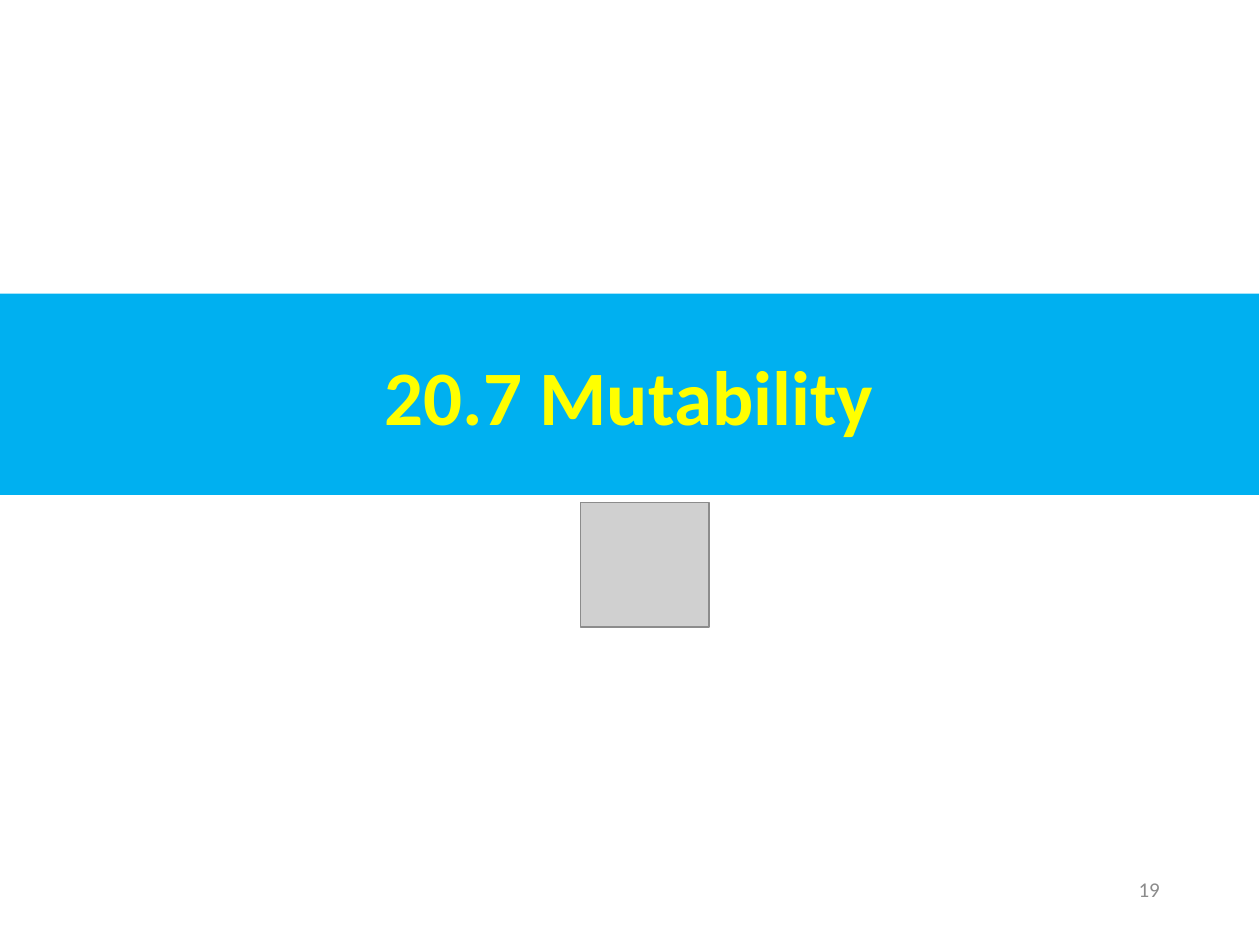
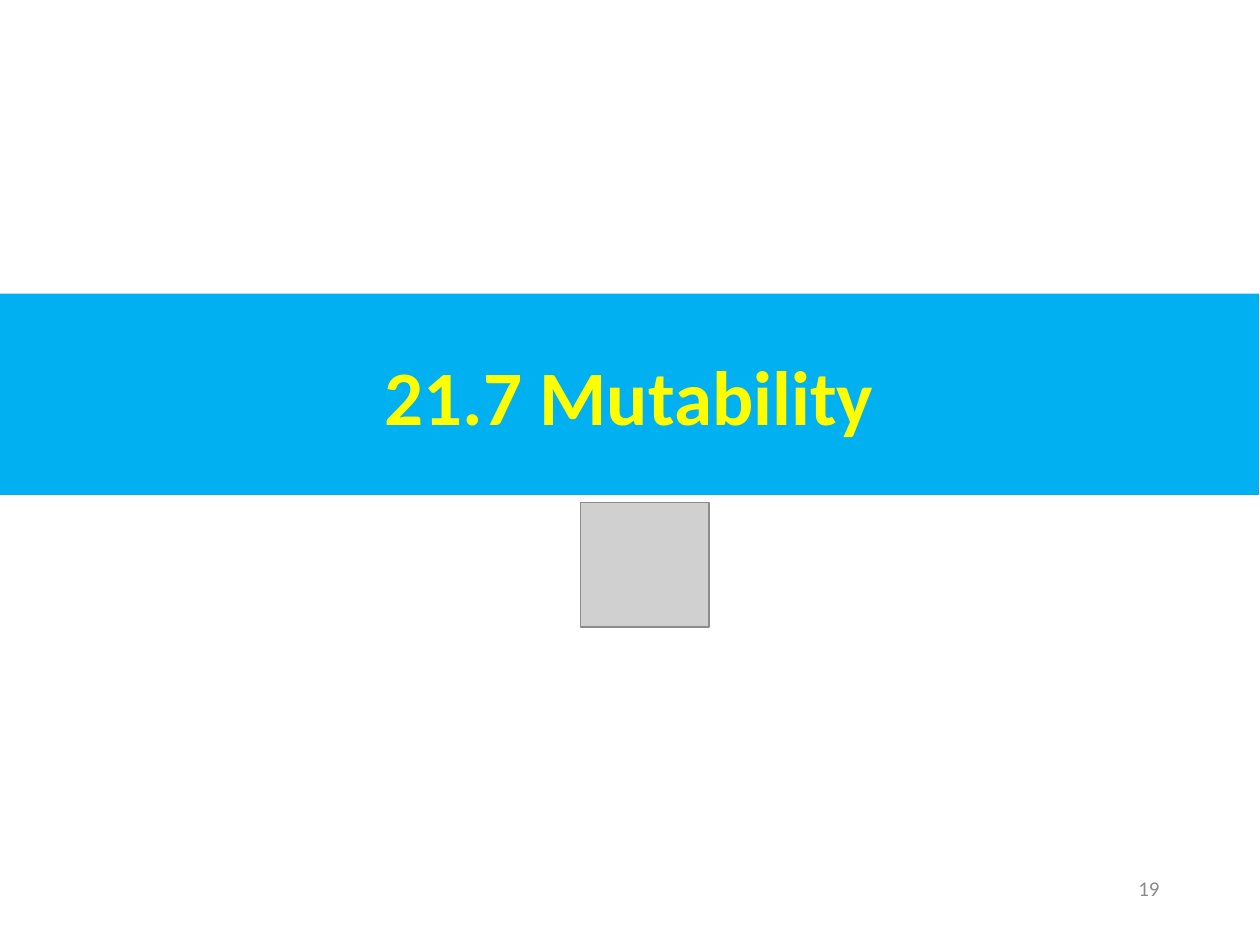
Before and after one commit to peterhchen/AIU_CS800_Chisel, a slide deck: slide 19 of 500_UCSC_HWD/021_FIRRTL/000_Video/021.FIRRTL.ppt. Drawn at 1260x945 pixels with LibreOffice and Linux fonts; fonts in the diff are those of the drawing; grey boxes stand for pictures. Boxes give left, top, right and bottom in pixels: in the first picture for what was removed or moved away, otherwise in the second. Text is boxed around its words. In the diff, an @@ line names an element or a change of style, - is before the commit and + after.

```diff
--- a/500_UCSC_HWD/021_FIRRTL/000_Video/021.FIRRTL.ppt
+++ b/500_UCSC_HWD/021_FIRRTL/000_Video/021.FIRRTL.ppt
@@ text in rectangle at bbox=[385, 371, 873, 437]: text changed @@
-20.7 Mutability
+21.7 Mutability
```
Also in this commit, not shown: 49 other slides changed.
